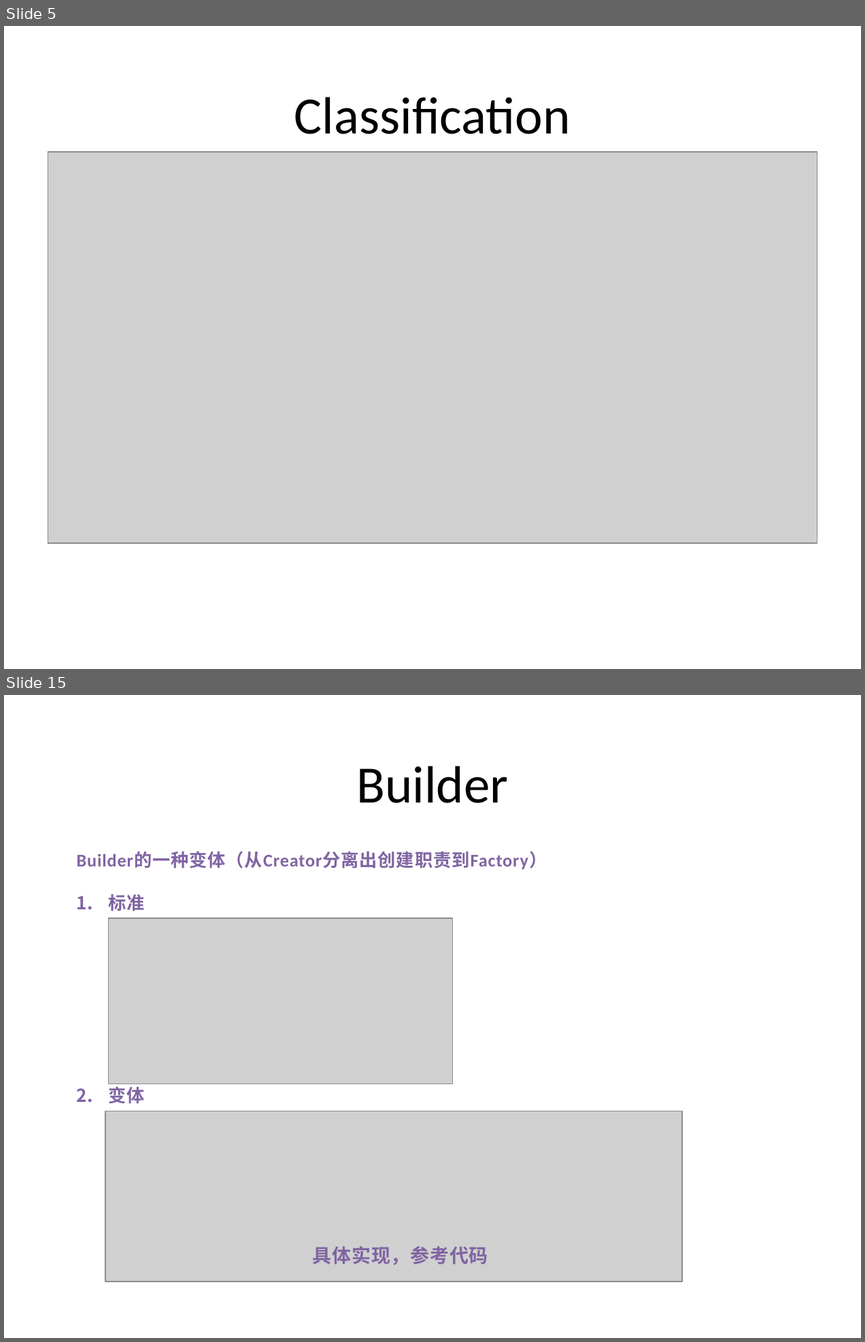
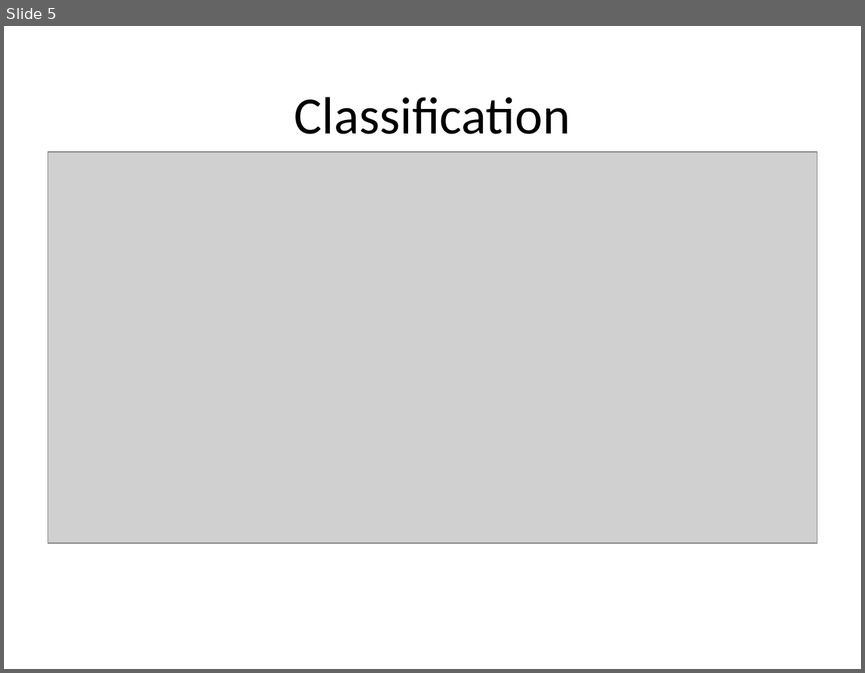
Before and after one commit to PlumpMath/DesignPattern-956, a slide deck: _Doc/DesignPattern.P2.Creational(Bulder).pptx. Shown one above the other, each under a label of ours: slides 5 and 15 before the commit, slide 5 after it; the slides between them are not shown. The pictures are 865x1342 and 865x673 pixels, drawn with LibreOffice and Linux fonts; fonts in the diff are those of the drawing; grey boxes stand for pictures. Boxes give left, top, right and bottom in pixels: in the first picture for what was removed or moved away, otherwise in the second. Text is boxed around its words. In the diff, an @@ line names an element or a change of style, - is before the commit and + after.

Commit message:
Updated Builder code and PPT.

```diff
--- a/_Doc/DesignPattern.P2.Creational(Bulder).pptx
+++ b/_Doc/DesignPattern.P2.Creational(Bulder).pptx
@@ slide 15 removed at box(4, 695, 861, 1338), background #FFFFFF @@
@@ text removed at box(356, 766, 508, 803) @@
-Builder
@@ text removed at box(77, 851, 547, 1104) @@
-Builder的一种变体（从Creator分离出创建职责到Factory）
-1. 标准
-2. 变体
@@ picture removed at box(109, 918, 453, 1083) @@
@@ picture removed at box(105, 1110, 682, 1281) @@
@@ text removed at box(313, 1246, 488, 1265) @@
-具体实现，参考代码
```
Also in this commit, not shown: 7 slides changed, 8 slides added, 4 other slides removed, 30 other files.
